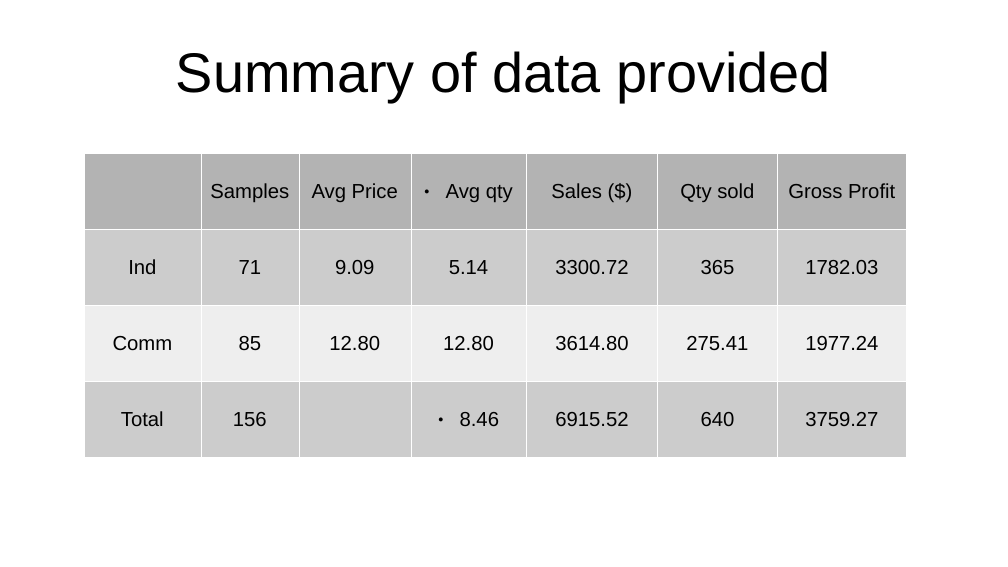
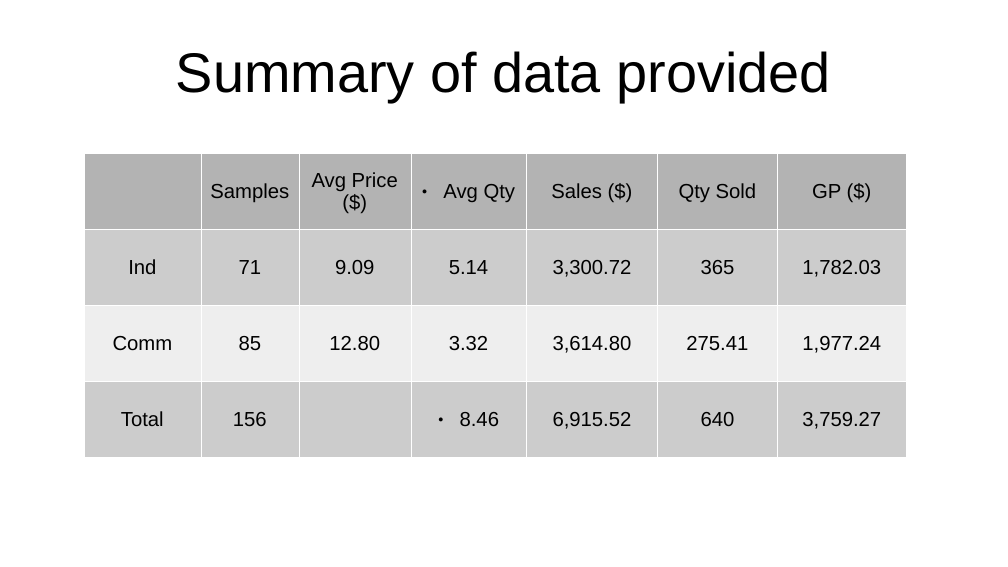
Before and after one commit to mkingopng/Dominos_senior_data_scientist, a slide deck: slide 2 of presentation v1.pptx. Drawn at 1008x567 pixels with LibreOffice and Linux fonts; fonts in the diff are those of the drawing. Boxes give left, top, right and bottom in pixels: in the first picture for what was removed or moved away, otherwise in the second. Text is boxed around its words. In the diff, an @@ line names an element or a change of style, - is before the commit and + after.

```diff
--- a/presentation v1.pptx
+++ b/presentation v1.pptx
@@ table at bbox=[84, 154, 906, 457] @@
-row 1:  | Samples | Avg Price | Avg qty | Sales ($) | Qty sold | Gross Profit
+row 1:  | Samples | Avg Price ($) | Avg Qty | Sales ($) | Qty Sold | GP ($)
-row 2, column 5: 3300.72
+row 2, column 5: 3,300.72
-row 2, column 7: 1782.03
+row 2, column 7: 1,782.03
-row 3: Comm | 85 | 12.80 | 12.80 | 3614.80 | 275.41 | 1977.24
+row 3: Comm | 85 | 12.80 | 3.32 | 3,614.80 | 275.41 | 1,977.24
-row 4, column 5: 6915.52
+row 4, column 5: 6,915.52
-row 4, column 7: 3759.27
+row 4, column 7: 3,759.27
```
Also in this commit, not shown: 4 other slides changed, 9 other files.
